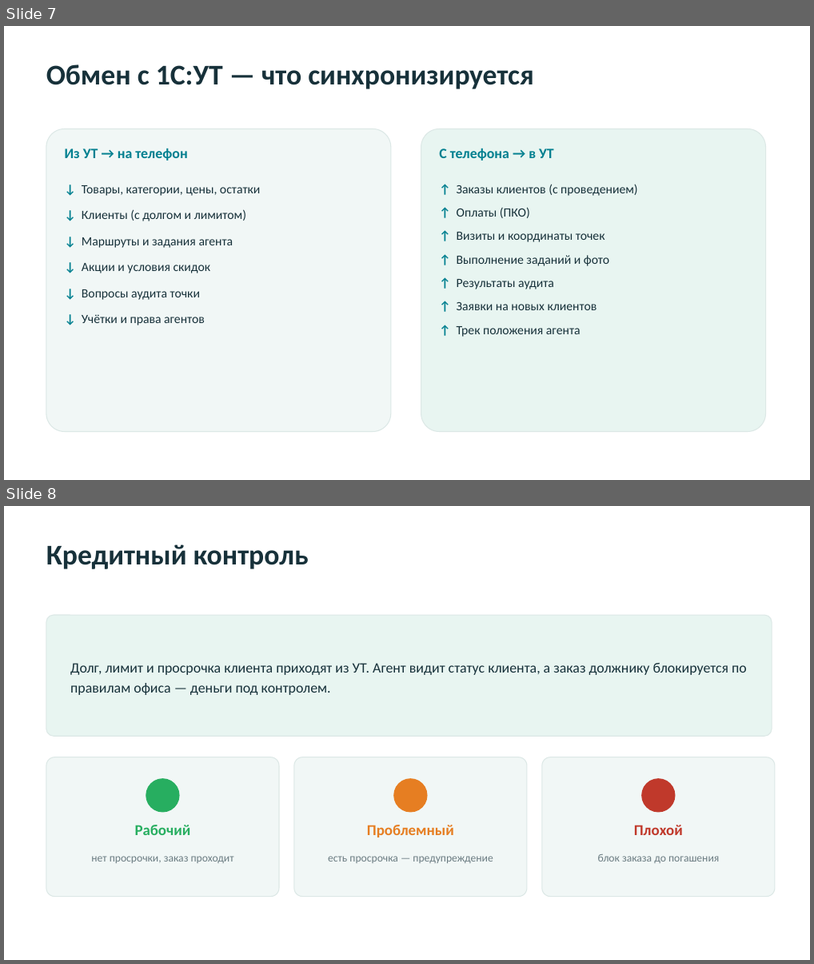
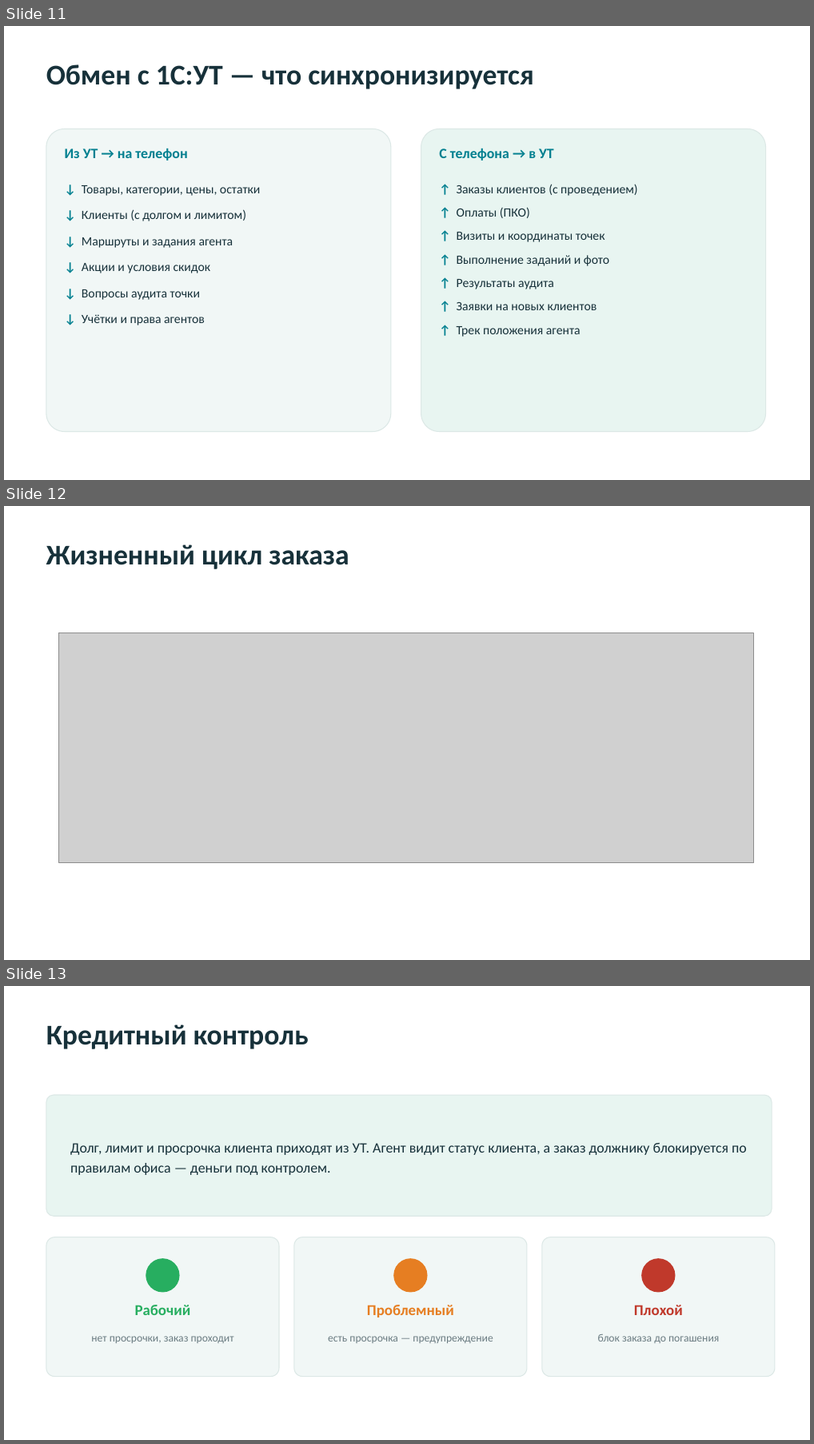
Before and after one commit to sheroz47-hub/smartsale, a slide deck: docs/SmartSale_презентация.pptx. Shown one above the other, each under a label of ours: slides 7 and 8 before the commit, slides 11, 12 and 13 after it. The pictures are 814x964 and 814x1444 pixels, drawn with LibreOffice and Linux fonts; fonts in the diff are those of the drawing; grey boxes stand for pictures. Boxes give left, top, right and bottom in pixels: in the first picture for what was removed or moved away, otherwise in the second. Text is boxed around its words. In the diff, an @@ line names an element or a change of style, - is before the commit and + after.

```diff
--- a/docs/SmartSale_презентация.pptx
+++ b/docs/SmartSale_презентация.pptx
@@ slide 12 added at [4,506,810,960], background #FFFFFF @@
@@ text added at [46,544,349,569], 34 pt, text #17313A, bold @@
+Жизненный цикл заказа
@@ picture added at [58,633,754,862] @@
@@ what was slide 7 is now slide 11 @@
@@ what was slide 8 is now slide 13 @@
```
Also in this commit, not shown: 6 other slides added, 1 other file.
